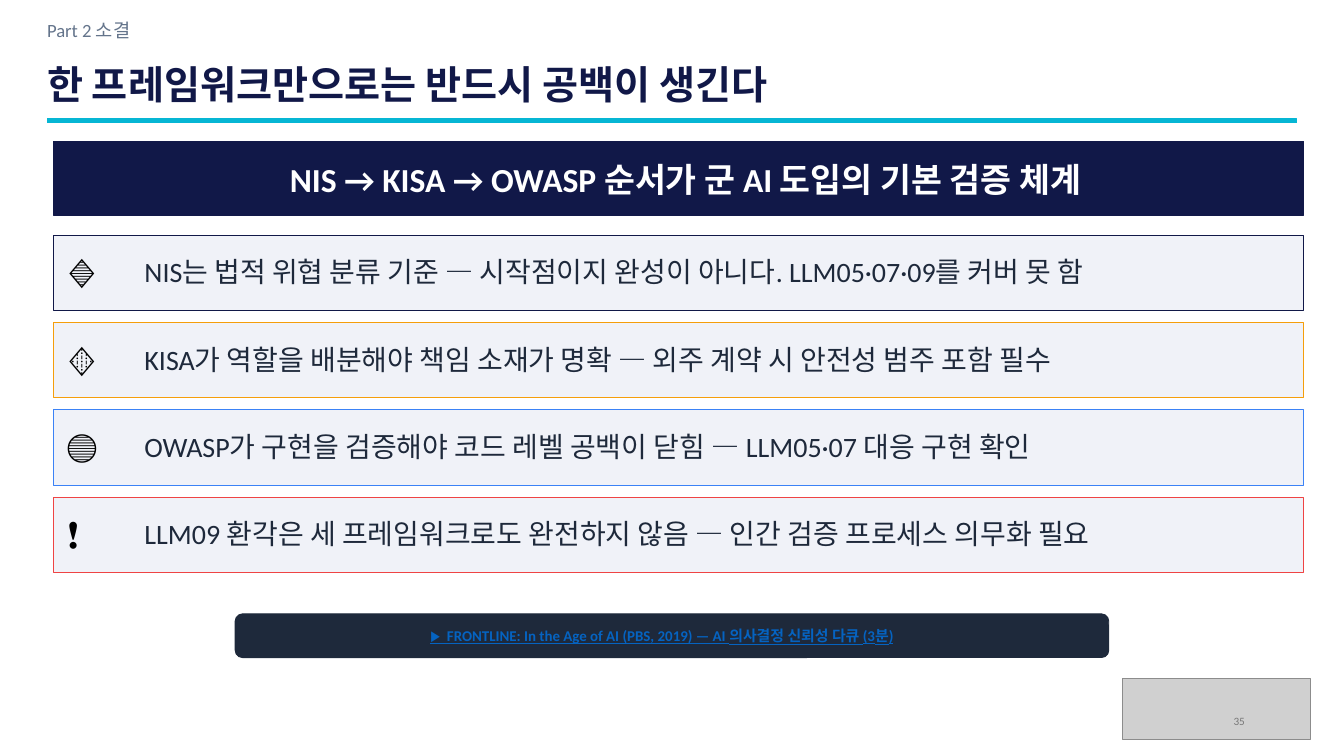
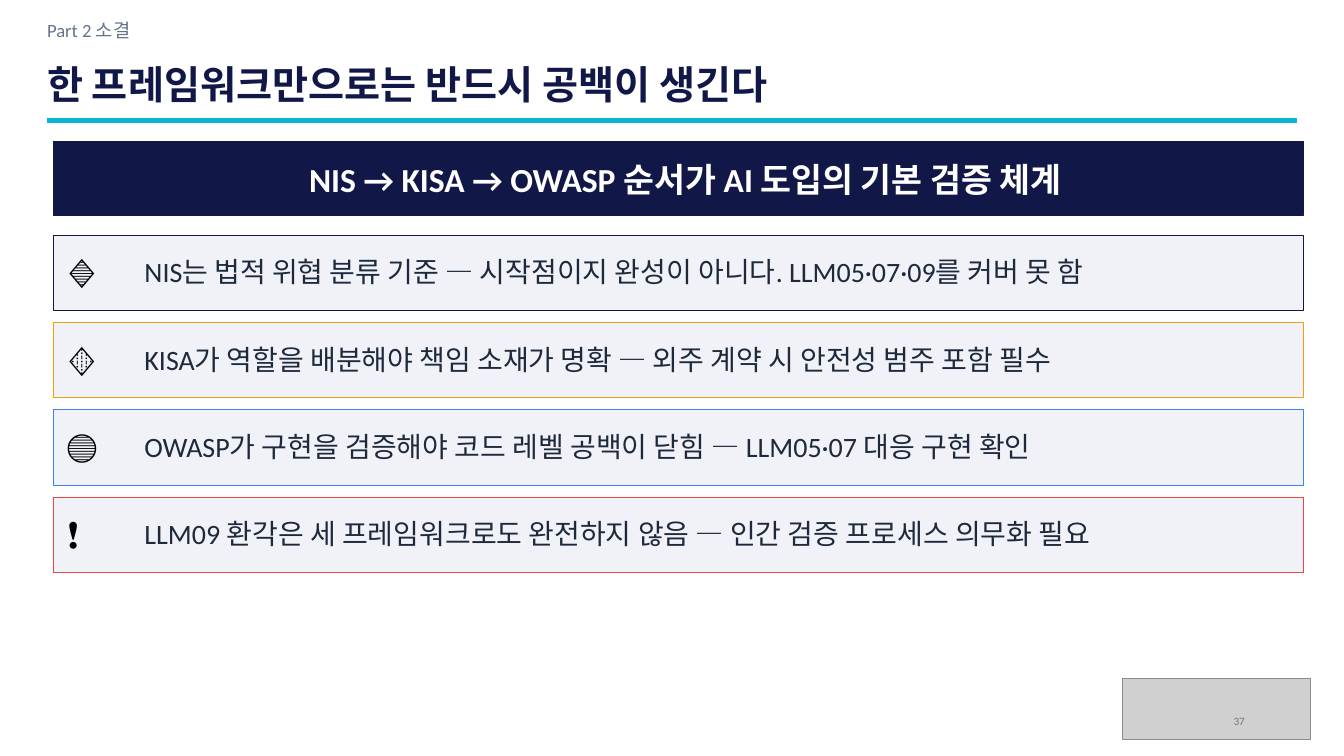
Before and after one commit to sulgik/security-workshop, a slide deck: slide 37 of ws01/class/3일차_1.pptx (slide 35 before the commit). Drawn at 1344x756 pixels with LibreOffice and Linux fonts; fonts in the diff are those of the drawing; grey boxes stand for pictures. Boxes give left, top, right and bottom in pixels: in the first picture for what was removed or moved away, otherwise in the second. Text is boxed around its words. In the diff, an @@ line names an element or a change of style, - is before the commit and + after.

```diff
--- a/ws01/class/3일차_1.pptx
+++ b/ws01/class/3일차_1.pptx
@@ text at [309,163,1062,195]: text changed @@
-NIS → KISA → OWASP 순서가 군 AI 도입의 기본 검증 체계
+NIS → KISA → OWASP 순서가 AI 도입의 기본 검증 체계
@@ rounded rectangle removed at [235,614,1109,657] @@
@@ text removed at [447,628,894,645] @@
-▶ FRONTLINE: In the Age of AI (PBS, 2019) — AI 의사결정 신뢰성 다큐 (3분)
@@ page number at [1234,718,1245,725]: text changed @@
-35
+37
```
Also in this commit, not shown: 9 other slides changed, 4 slides added, 2 slides removed, 7 other files.
